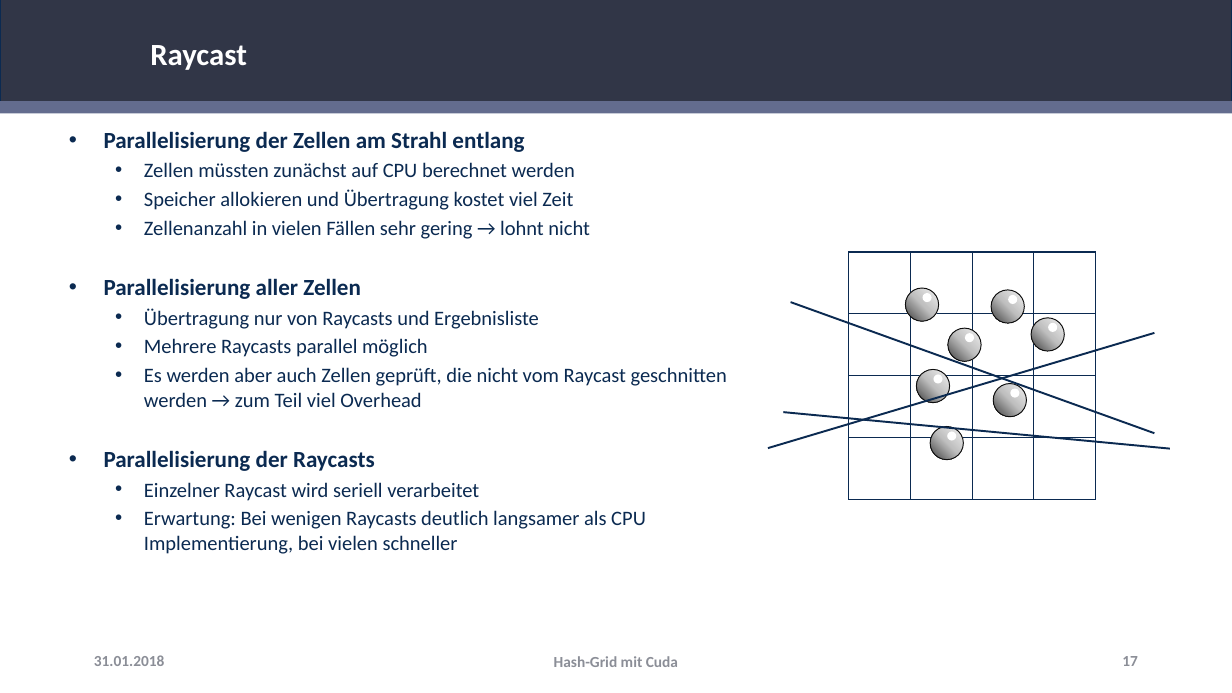
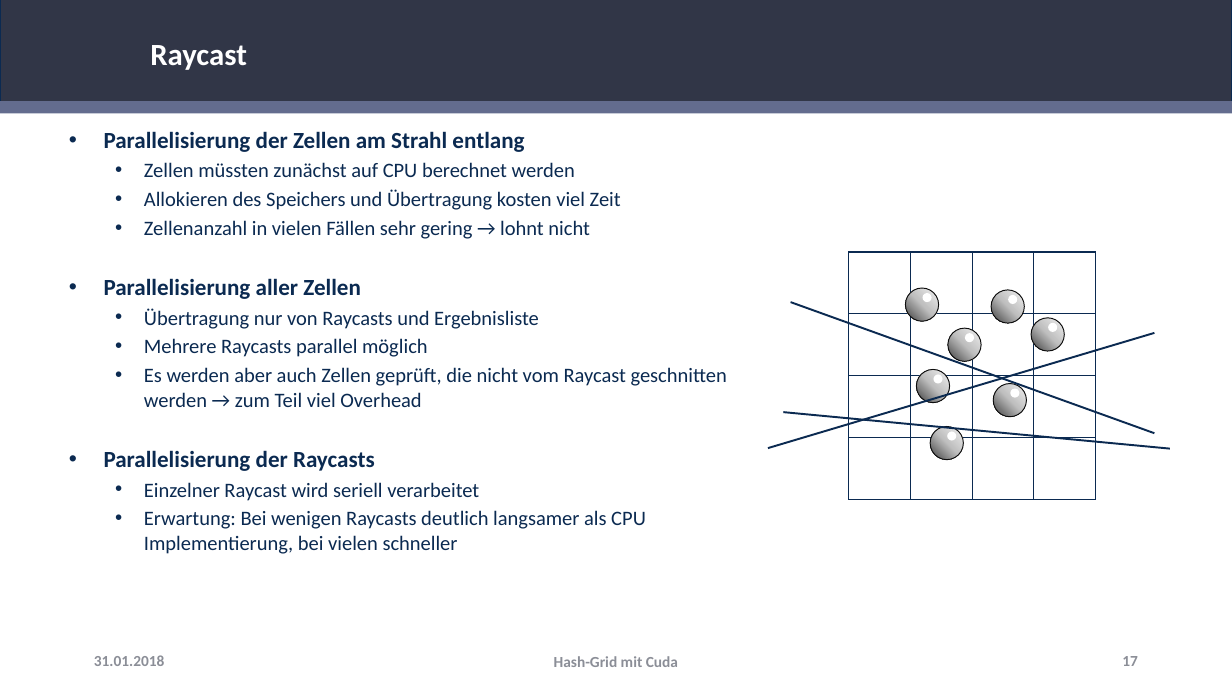
Before and after one commit to RemkeTUD/CUDA-Project-Hash-Grid, a slide deck: slide 17 of Hash-Grid.pptx. Drawn at 1232x693 pixels with LibreOffice and Linux fonts; fonts in the diff are those of the drawing; background and template pictures are left out. Boxes give left, top, right and bottom in pixels: in the first picture for what was removed or moved away, otherwise in the second. Text is boxed around its words. In the diff, an @@ line names an element or a change of style, - is before the commit and + after.

```diff
--- a/Hash-Grid.pptx
+++ b/Hash-Grid.pptx
@@ text at [144, 189, 621, 210]: text changed @@
-  • Speicher allokieren und Übertragung kostet viel Zeit
+  • Allokieren des Speichers und Übertragung kosten viel Zeit
```
Also in this commit, not shown: 5 other slides changed.
